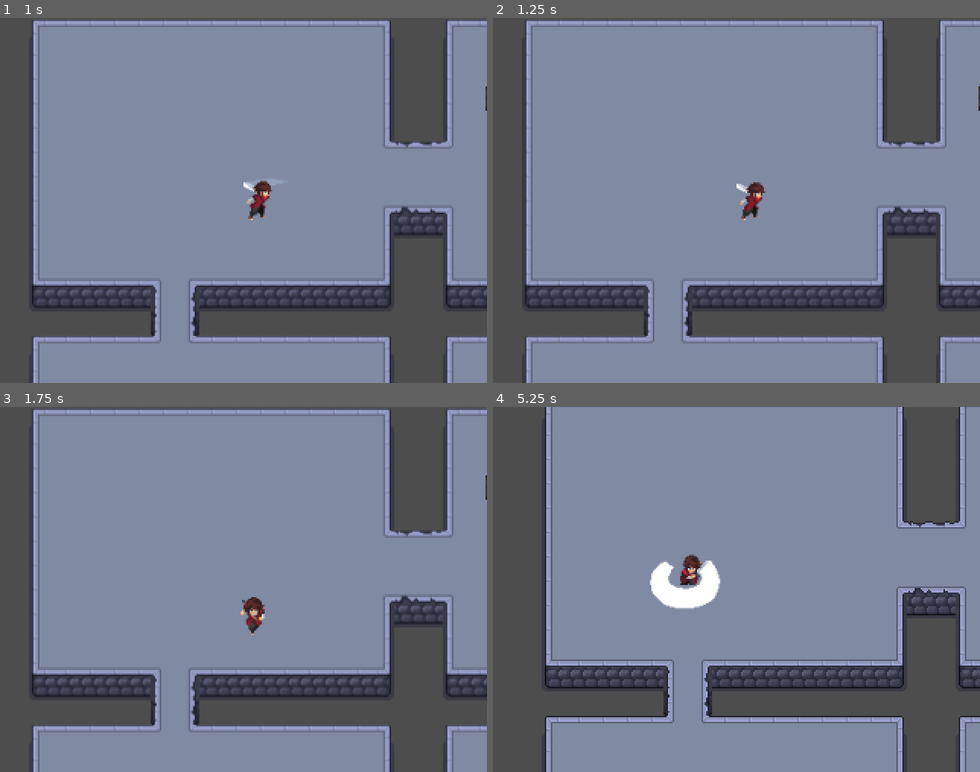
Above: before the commit, frames 1-4 (two rows, left to right).
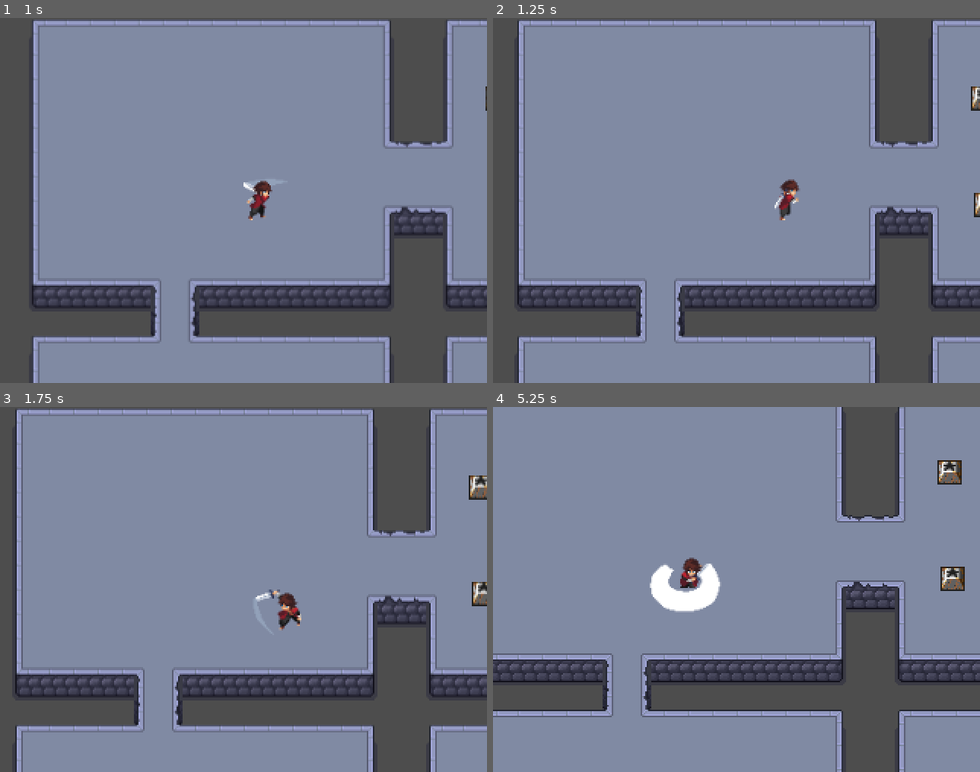
Above: after the commit, the same moments.

Repository: Andriwfonseca/game-godot-top-down
Game: Godot game, scene res://scenes/level.tscn
Same seed, same stepped clock (60 frames per second), same inputs: the game is played once before the commit and once after it.
Inputs:
- Up to frame 1 (1 s): hold Right (ui_right) from 0.53 s (still down); tap Space (attack1) at 0.6 s; tap Ctrl (attack2) at 0.8 s
- Up to frame 2 (1.25 s): keep holding Right (ui_right)
- Up to frame 3 (1.75 s): release Right (ui_right) at 1.28 s; hold Down (ui_down) from 1.28 s (still down); tap Ctrl (attack2) at 1.35 s; tap Space (attack1) at 1.55 s
- Up to frame 4 (5.25 s): release Down (ui_down) at 2.03 s; hold Right (ui_right) 2.03-2.78 s; tap Space (attack1) at 2.1, 3.05, 3.6, 4.55, 5.1 s; tap Ctrl (attack2) at 2.3, 2.85, 3.8, 4.35 s; hold Up (ui_up) 2.78-3.53 s; hold Left (ui_left) 3.53-5.03 s; hold Down (ui_down) from 5.03 s (still down)

Frame 1 is identical in both runs. In frame 2, 9.3% of the frame differs, in the area x 5-100%, y 0-100%; in frame 3, 14%; in frame 4, 38%, in the area x 0-100%, y 0-100%.

Commit message:
feat: adjustment in the speed at which it can attack again

Diff:
--- a/scripts/player_movement.gd
+++ b/scripts/player_movement.gd
@@ -30,11 +30,15 @@
 	# Ativa a hitbox do ataque
 	attack_area.monitoring = true
 
-	anim.animation_finished.connect(_on_attack_finished, CONNECT_ONE_SHOT)
+	# Conecta o sinal de frame_changed apenas durante o ataque
+	anim.frame_changed.connect(Callable(self, "_on_attack_frame_changed"))
 
-func _on_attack_finished() -> void:
-	attacking = false
-	attack_area.monitoring = false
+func _on_attack_frame_changed() -> void:
+	# Se chegou no 4º frame (índice 3)
+	if anim.frame == 3:
+		attacking = false
+		attack_area.monitoring = false
+
 
 func _on_attack_area_body_entered(body: Node) -> void:
 	# LOG para depuração
